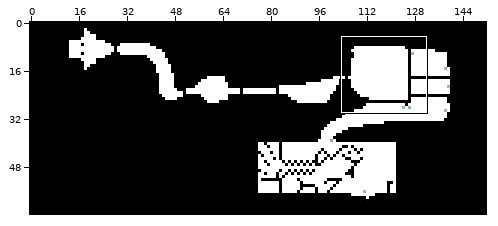
Two states of a sprite sheet, src/res/worlds/world11/alpha.png. The first picture is a wide view before the edit; the outline marks the close-up.
Close-up. Before the commit:
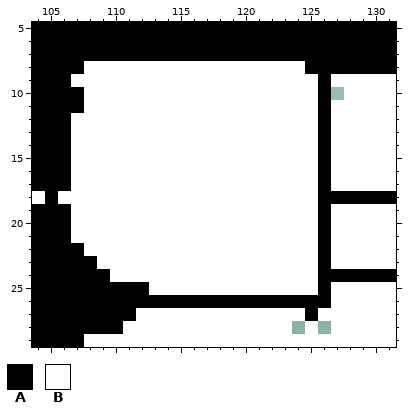
The file is 152x64 pixels. Pixels under 10% opacity are left out. Shown: x 104..131, y 5..29.
Palette (. is transparent): A #000000  B #ffffff
Pixels before, first column x 104:
 5 AAAAAAAAAAAAAAAAAAAAAAAAAAAA
 6 AAAAAAAAAAAAAAAAAAAAAAAAAAAA
 7 AAAAAAAAAAAAAAAAAAAAAAAAAAAA
 8 AAAABBBBBBBBBBBBBBBBBAAAAAAA
 9 AAABBBBBBBBBBBBBBBBBBBABBBBB
10 AAAABBBBBBBBBBBBBBBBBBA.BBBB
11 AAAABBBBBBBBBBBBBBBBBBABBBBB
12 AAABBBBBBBBBBBBBBBBBBBABBBBB
13 AAABBBBBBBBBBBBBBBBBBBABBBBB
14 AAABBBBBBBBBBBBBBBBBBBABBBBB
15 AAABBBBBBBBBBBBBBBBBBBABBBBB
16 AAABBBBBBBBBBBBBBBBBBBABBBBB
17 AAABBBBBBBBBBBBBBBBBBBABBBBB
18 BABBBBBBBBBBBBBBBBBBBBAAAAAA
19 AAABBBBBBBBBBBBBBBBBBBABBBBB
20 AAABBBBBBBBBBBBBBBBBBBABBBBB
21 AAABBBBBBBBBBBBBBBBBBBABBBBB
22 AAAABBBBBBBBBBBBBBBBBBABBBBB
23 AAAAABBBBBBBBBBBBBBBBBABBBBB
24 AAAAAABBBBBBBBBBBBBBBBAAAAAA
25 AAAAAAAAABBBBBBBBBBBBBABBBBB
26 AAAAAAAAAAAAAAAAAAAAAAABBBBB
27 AAAAAAAABBBBBBBBBBBBBABBBBBB
28 AAAAAAABBBBBBBBBBBBB.B.BBBBB
29 AAAABBBBBBBBBBBBBBBBBBBBBBBB
And afterwards:
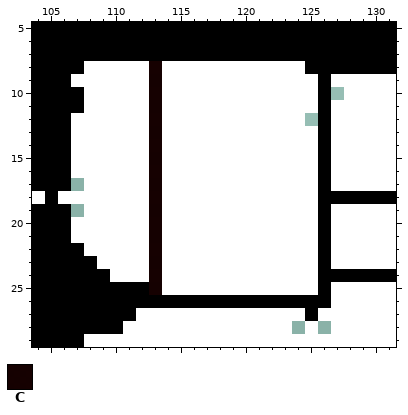
Colours new in this view: C #150000fe
Edits made:
The edit turns colour B into colour C in rows 8 to 25 at x 113.
Colour B is removed in row 12 at x 125; in row 17 at x 107; in row 19 at x 107.
